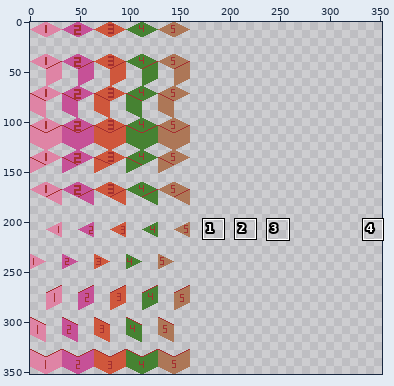
Pixel-art file -- game-off-2025-waves/tiles/assets/heightMap.aseprite. Above: a wide view before the commit, with the close-up outlined.
Close-up. Earlier state:
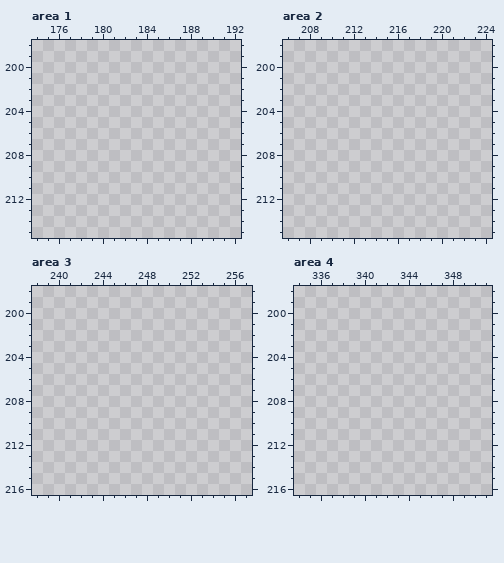
352x352 pixels, 1 frame. Shown: area 1: x 174..192, y 198..215; area 2: x 206..224, y 198..215; area 3: x 238..257, y 198..216; area 4: x 334..351, y 198..216. The commit also changed other parts of the picture, which this record leaves out.
Palette (. is transparent): 
The result:
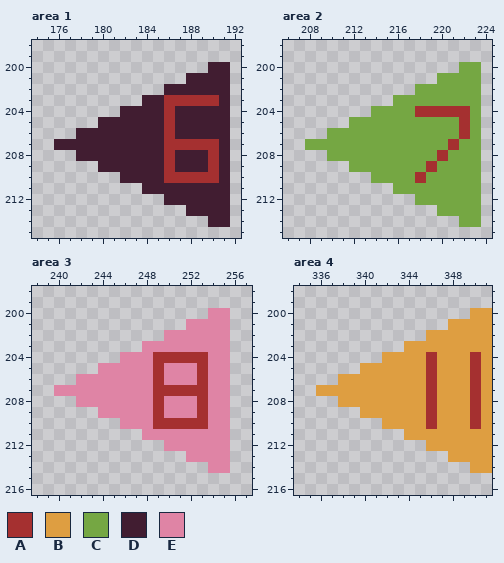
Colours new in this view: A #a53030  B #de9e41  C #75a743  D #411d31  E #df84a5
Change:
Changed rows in their new state; - is an unchanged pixel.
Area 1:
first column x 176:
200 --------------DD
201 ------------DDDD
202 ----------DDDDDD
203 --------DDAAAAAD
204 ------DDDDADDDDD
205 ----DDDDDDADDDDD
206 --DDDDDDDDADDDDD
207 DDDDDDDDDDAAAAAD
208 --DDDDDDDDADDDAD
209 ----DDDDDDADDDAD
210 ------DDDDAAAAAD
211 --------DDDDDDDD
212 ----------DDDDDD
213 ------------DDDD
214 --------------DD
Area 2:
first column x 208:
200 --------------CC
201 ------------CCCC
202 ----------CCCCCC
203 --------CCCCCCCC
204 ------CCCCAAAAAC
205 ----CCCCCCCCCCAC
206 --CCCCCCCCCCCCAC
207 CCCCCCCCCCCCCACC
208 --CCCCCCCCCCACCC
209 ----CCCCCCCACCCC
210 ------CCCCACCCCC
211 --------CCCCCCCC
212 ----------CCCCCC
213 ------------CCCC
214 --------------CC
Area 3:
first column x 240:
200 --------------EE
201 ------------EEEE
202 ----------EEEEEE
203 --------EEEEEEEE
204 ------EEEAAAAAEE
205 ----EEEEEAEEEAEE
206 --EEEEEEEAEEEAEE
207 EEEEEEEEEAAAAAEE
208 --EEEEEEEAEEEAEE
209 ----EEEEEAEEEAEE
210 ------EEEAAAAAEE
211 --------EEEEEEEE
212 ----------EEEEEE
213 ------------EEEE
214 --------------EE
Area 4:
first column x 336:
200 --------------BB
201 ------------BBBB
202 ----------BBBBBB
203 --------BBBBBBBB
204 ------BBBBABBBAB
205 ----BBBBBBABBBAB
206 --BBBBBBBBABBBAB
207 BBBBBBBBBBABBBAB
208 --BBBBBBBBABBBAB
209 ----BBBBBBABBBAB
210 ------BBBBABBBAB
211 --------BBBBBBBB
212 ----------BBBBBB
213 ------------BBBB
214 --------------BB
Pixel boxes of the changes (left, top, right, bottom) in both close-ups:
added: (54, 62, 230, 227)
added: (305, 62, 481, 227)
added: (54, 308, 230, 473)
added: (316, 308, 492, 473)
